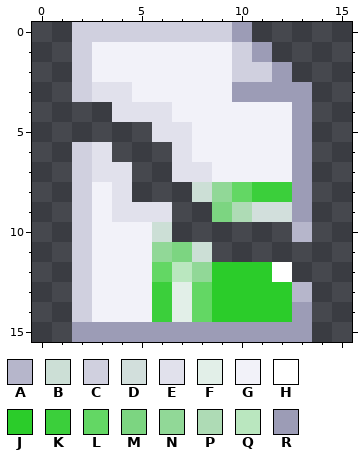
File history of a pixel-art sprite, src/src/resources/images/rc-file-missing.png. The first picture shows the starting point.
The file is 16x16 pixels. Colours within 5 levels of each other are drawn and written as one.
Palette (. is transparent): A #b6b6cb  B #ccdfd6  C #d0d0df  D #d2dfdc  E #e1e1ec  F #e2efe8  G #f2f2f9  H #ffffff  J #2bcc2a  K #3bcf3b  L #63d764  M #7cd581  N #91d897  P #aedbb5  Q #bae7bf  R #9c9cb6
Pixels before, first column x 2:
 0 CCCCCCCCR...
 1 CGGGGGGGCR..
 2 CGGGGGGGCCR.
 3 CEEGGGGGRRRR
 4 ..EEEGGGGGGR
 5 ....EEGGGGGR
 6 CE...EGGGGGR
 7 CEE..EEGGGGR
 8 CGE...BNLKKR
 9 CGEEE..MPDDR
10 CGGGB......A
11 CGGGNMB.....
12 CGGGLQNJJJH.
13 CGGGKFLJJJJA
14 CGGGKFLJJJJR
15 RRRRRRRRRRRR
The same view after the edit:
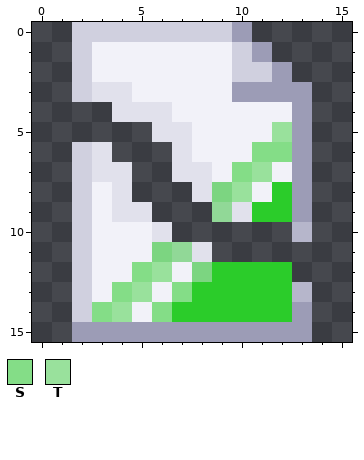
Colours new in this view: S #84dd87  T #99e19c
The edit:
{"colour":"M","old":"#7cd581","new":"#91d897"}
{"colour":"N","old":"#91d897","new":"#7cd581"}
{"y":5,"x":12,"old":"G","new":"T"}
{"y":6,"x":11,"old":"GG","new":"SS"}
{"y":7,"x":10,"old":"GG","new":"ST"}
{"y":8,"x":8,"old":"B","new":"E"}
{"y":8,"x":10,"old":"LKK","new":"TGJ"}
{"y":9,"x":6,"old":"E","new":"."}
{"y":9,"x":10,"old":"PDD","new":"EJJ"}
{"y":10,"x":6,"old":"B","new":"E"}
{"y":11,"x":8,"old":"B","new":"E"}
{"y":12,"x":5,"old":"GLQ","new":"STG"}
{"y":12,"x":12,"old":"H","new":"J"}
{"y":13,"x":4,"old":"GGKFL","new":"STGSJ"}
{"y":14,"x":3,"old":"GG","new":"ST"}
{"y":14,"x":6,"old":"KFL","new":"SJJ"}
{"label":"changed","picture_box":[92,122,292,322]}
